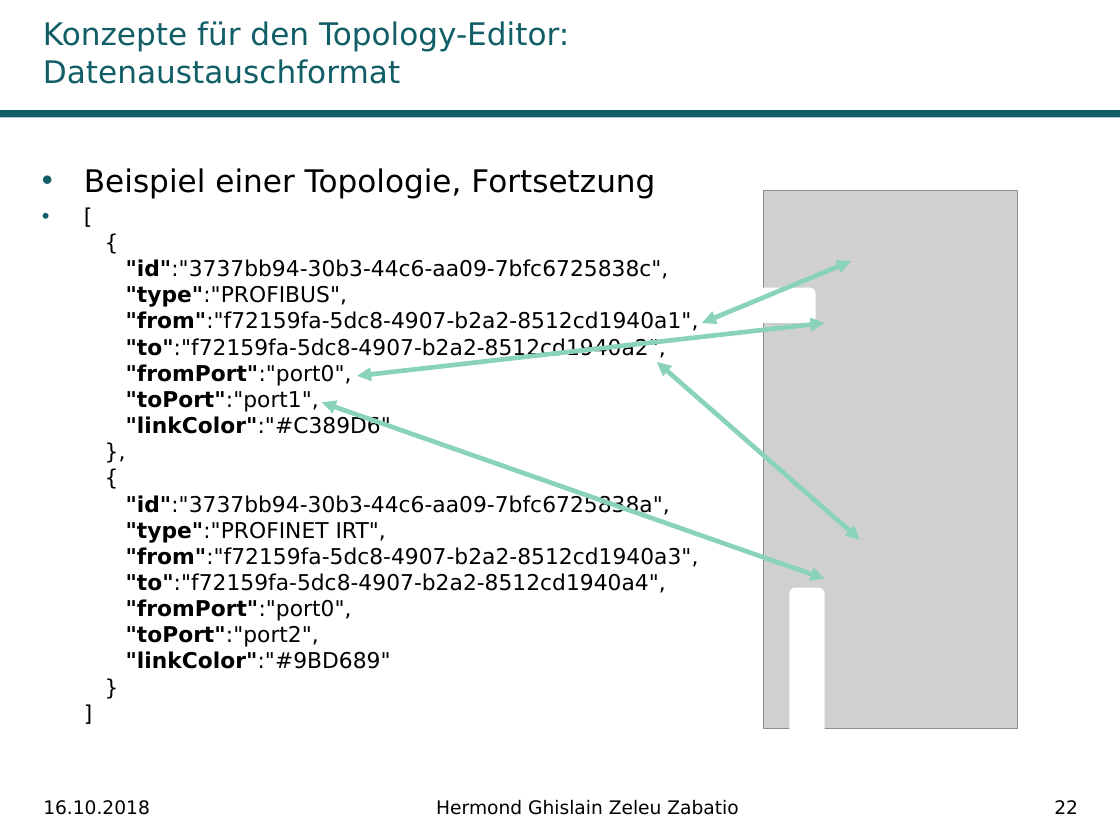
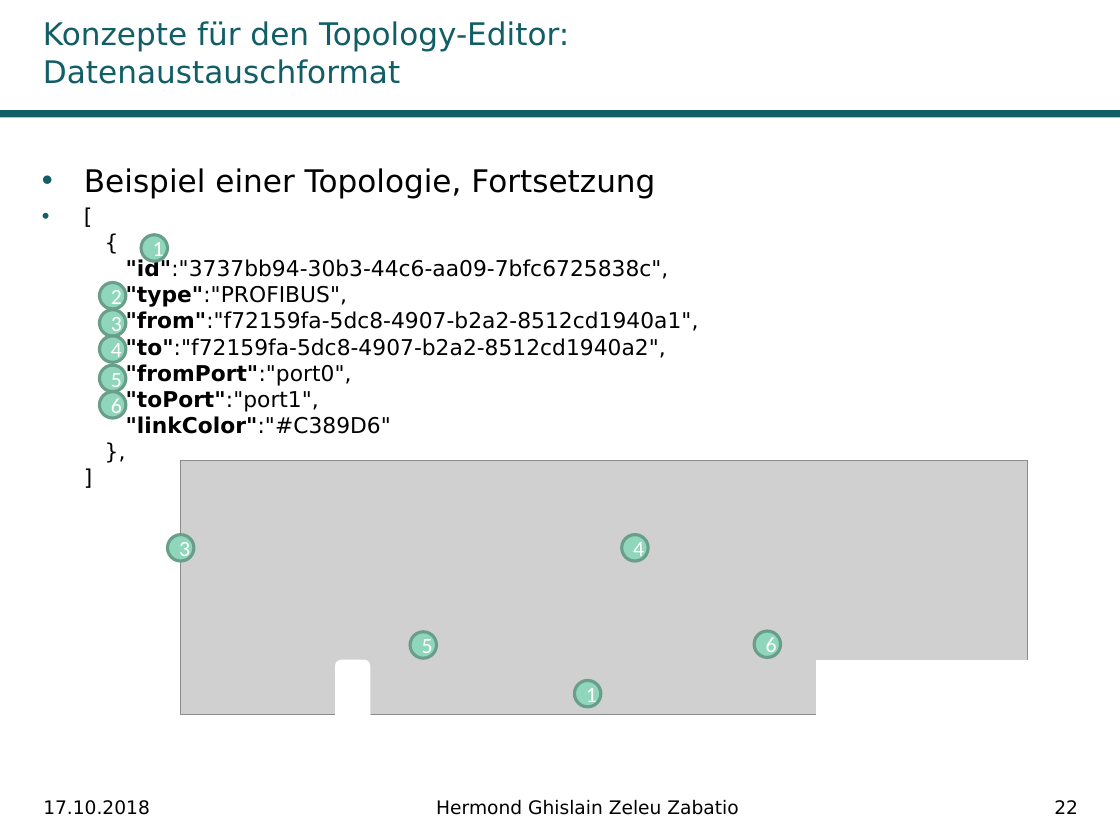
Before and after one commit to Ghislain1/zoe-fb-app, a slide deck: slide 22 of Master-Abschluss.pptx. Drawn at 1120x840 pixels with LibreOffice and Linux fonts; fonts in the diff are those of the drawing; grey boxes stand for pictures; background and template pictures are left out. Boxes give left, top, right and bottom in pixels: in the first picture for what was removed or moved away, otherwise in the second. Text is boxed around its words. In the diff, an @@ line names an element or a change of style, - is before the commit and + after.

```diff
--- a/Master-Abschluss.pptx
+++ b/Master-Abschluss.pptx
@@ ellipse added at (141,235,168,262), fill #8FD6BD, outline #6A9E8C 2 pt, 14 pt, text #FFFFFF @@
+1
@@ text at (126,258,699,434): text changed @@
-• [
-  {
-  "id":"3737bb94-30b3-44c6-aa09-7bfc6725838c",
-  "type":"PROFIBUS",
-  "from":"f72159fa-5dc8-4907-b2a2-8512cd1940a1",
-  "to":"f72159fa-5dc8-4907-b2a2-8512cd1940a2",
-  "fromPort":"port0",
-  "toPort":"port1",
-  "linkColor":"#C389D6"
-  },
-  {
-  "id":"3737bb94-30b3-44c6-aa09-7bfc6725838a",
-  "type":"PROFINET IRT",
-  "from":"f72159fa-5dc8-4907-b2a2-8512cd1940a3",
-  "to":"f72159fa-5dc8-4907-b2a2-8512cd1940a4",
-  "fromPort":"port0",
-  "toPort":"port2",
-  "linkColor":"#9BD689"
-  }
-  ]
+• [
+  {
+  "id":"3737bb94-30b3-44c6-aa09-7bfc6725838c",
+  "type":"PROFIBUS",
+  "from":"f72159fa-5dc8-4907-b2a2-8512cd1940a1",
+  "to":"f72159fa-5dc8-4907-b2a2-8512cd1940a2",
+  "fromPort":"port0",
+  "toPort":"port1",
+  "linkColor":"#C389D6"
+  },
+  ]
@@ double arrow removed from (702, 323) to (851, 261) @@
@@ ellipse added at (100,282,127,309), fill #8FD6BD, outline #6A9E8C 2 pt, 14 pt, text #FFFFFF @@
+2
@@ ellipse added at (100,310,127,337), fill #8FD6BD, outline #6A9E8C 2 pt, 14 pt, text #FFFFFF @@
+3
@@ double arrow removed from (357, 376) to (824, 323) @@
@@ ellipse added at (100,336,127,363), fill #8FD6BD, outline #6A9E8C 2 pt, 14 pt, text #FFFFFF @@
+4
@@ ellipse added at (100,365,127,392), fill #8FD6BD, outline #6A9E8C 2 pt, 14 pt, text #FFFFFF @@
+5
@@ double arrow removed from (657, 362) to (860, 540) @@
@@ ellipse added at (100,392,127,419), fill #8FD6BD, outline #6A9E8C 2 pt, 14 pt, text #FFFFFF @@
+6
@@ double arrow removed from (321, 402) to (824, 579) @@
@@ picture at (180,460,1027,715): rotation 90 to 0 degrees @@
@@ ellipse added at (168,534,195,561), fill #8FD6BD, outline #6A9E8C 2 pt, 14 pt, text #FFFFFF @@
+3
@@ ellipse added at (622,534,648,561), fill #8FD6BD, outline #6A9E8C 2 pt, 14 pt, text #FFFFFF @@
+4
@@ ellipse added at (410,632,437,659), fill #8FD6BD, outline #6A9E8C 2 pt, 14 pt, text #FFFFFF @@
+5
@@ ellipse added at (754,631,781,657), fill #8FD6BD, outline #6A9E8C 2 pt, 14 pt, text #FFFFFF @@
+6
@@ rounded rectangle: place and size @@
-rounded rectangle at (790,588,824,764)
+rounded rectangle at (335,660,370,836)
@@ ellipse added at (575,681,601,708), fill #8FD6BD, outline #6A9E8C 2 pt, 14 pt, text #FFFFFF @@
+1
@@ rectangle added at (815,660,1054,715), fill #FFFFFF @@
@@ text at (43,800,150,815): text changed @@
-16.10.2018
+17.10.2018
```
Also in this commit, not shown: 28 other slides changed.
